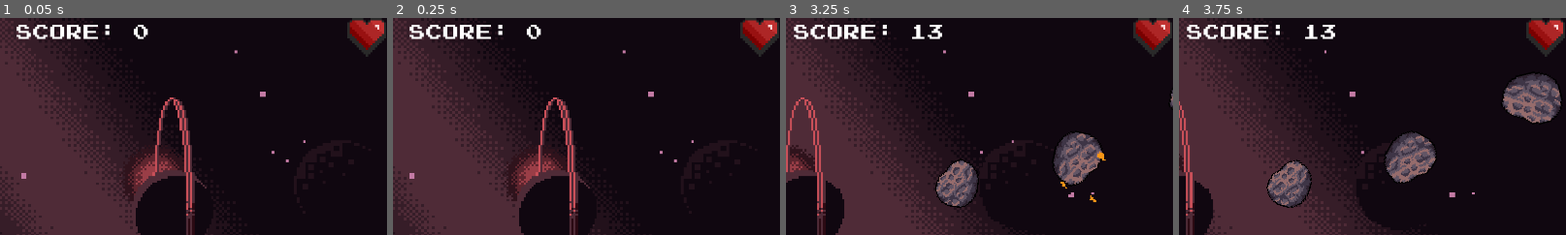
Above: before the commit, frames 1-4 (left to right).
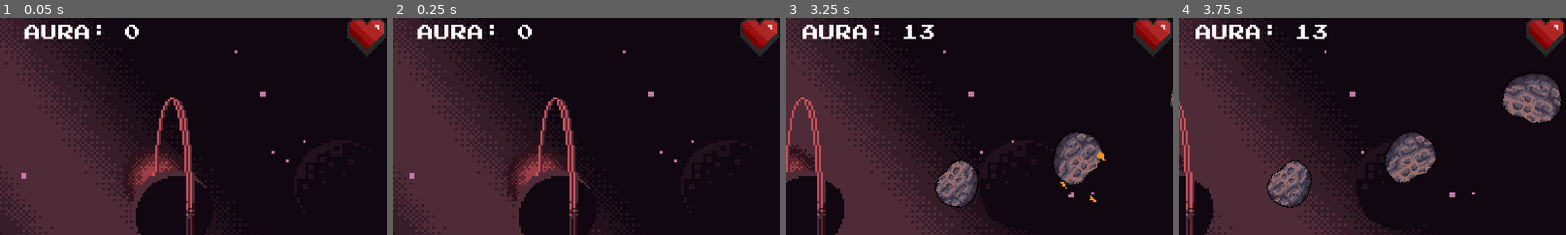
Above: after the commit, the same moments.

Repository: Thapar-Amateur-Astronomers-Society/The-TAAS-Game
Game: Godot game, scene res://scenes/main.tscn
Two runs of this game, one before a commit and one after it. Both use one fixed random seed, a clock stepped at 60 frames per second and the inputs below.
Inputs:
- Up to frame 1 (0.05 s): no input
- Up to frame 2 (0.25 s): no input
- Up to frame 3 (3.25 s): hold Right (player_right) 0.53-1.28 s; tap Space (player_shoot) every 0.75 s from 0.6 to 2.85 s; hold Down (player_down) 1.28-2.03 s; hold Right (player_right) 2.03-2.78 s; hold Up (player_up) from 2.78 s (still down)
- Up to frame 4 (3.75 s): release Up (player_up) at 3.53 s; hold Left (player_left) from 3.53 s (still down); tap Space (player_shoot) at 3.6 s
The pictures show only the part of the screen within x 39-89%, y 0-50%; the shares and areas given below are measured in that part.

The runs differ from the first frame. In frame 1, 1.1% of the frame differs, in the area x 4-39%, y 3-10%; in frame 2, 1.1%; in frame 3, 1.4%, in the area x 2-41%, y 3-10%; in frame 4, 1.4%.

Commit message:
Upon request, 'score' has been replaced by 'aura' (+1000 aura for me).

Diff:
--- a/scenes/main.tscn
+++ b/scenes/main.tscn
@@ -60,7 +60,7 @@
 offset_bottom = 48.0
 grow_horizontal = 2
 grow_vertical = 2
-text = "SCORE: 0000"
+text = "AURA: 0000"
 horizontal_alignment = 1
 
 [connection signal="timeout" from="AsteroidTimer" to="." method="_on_asteroid_timer_timeout"]
--- a/scripts/game.gd
+++ b/scripts/game.gd
@@ -34,14 +34,14 @@
 
 func _update_ui():
 	score = max(score, 0)
-	$scorebar/scoreLabel.text = "SCORE: " + str(score)
+	$scorebar/scoreLabel.text = "AURA: " + str(score)
 
 func _on_enemy_killed():
 	score += 10
 	_update_ui()
 
 func _on_enemy_hit():
-	score -= 20
+	score -= 5
 	_update_ui()
 
 
